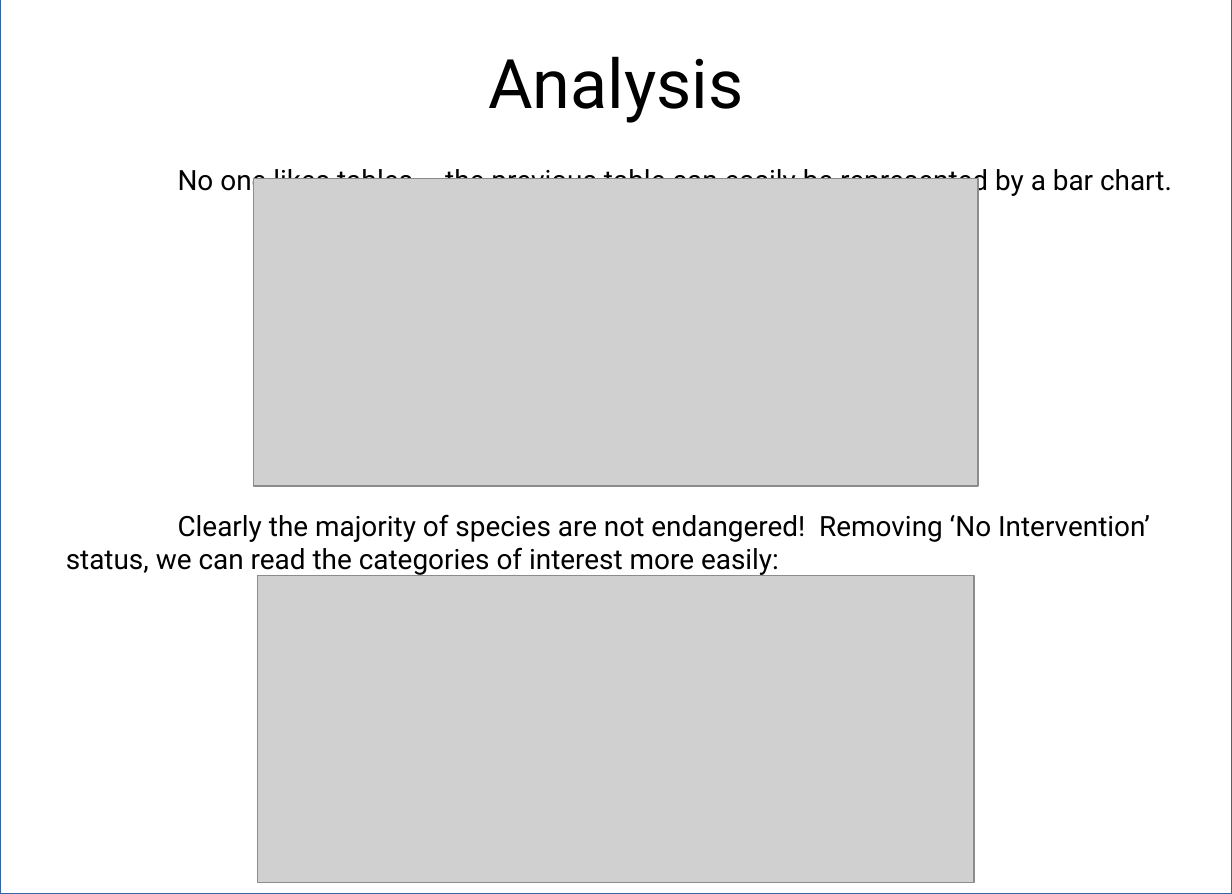
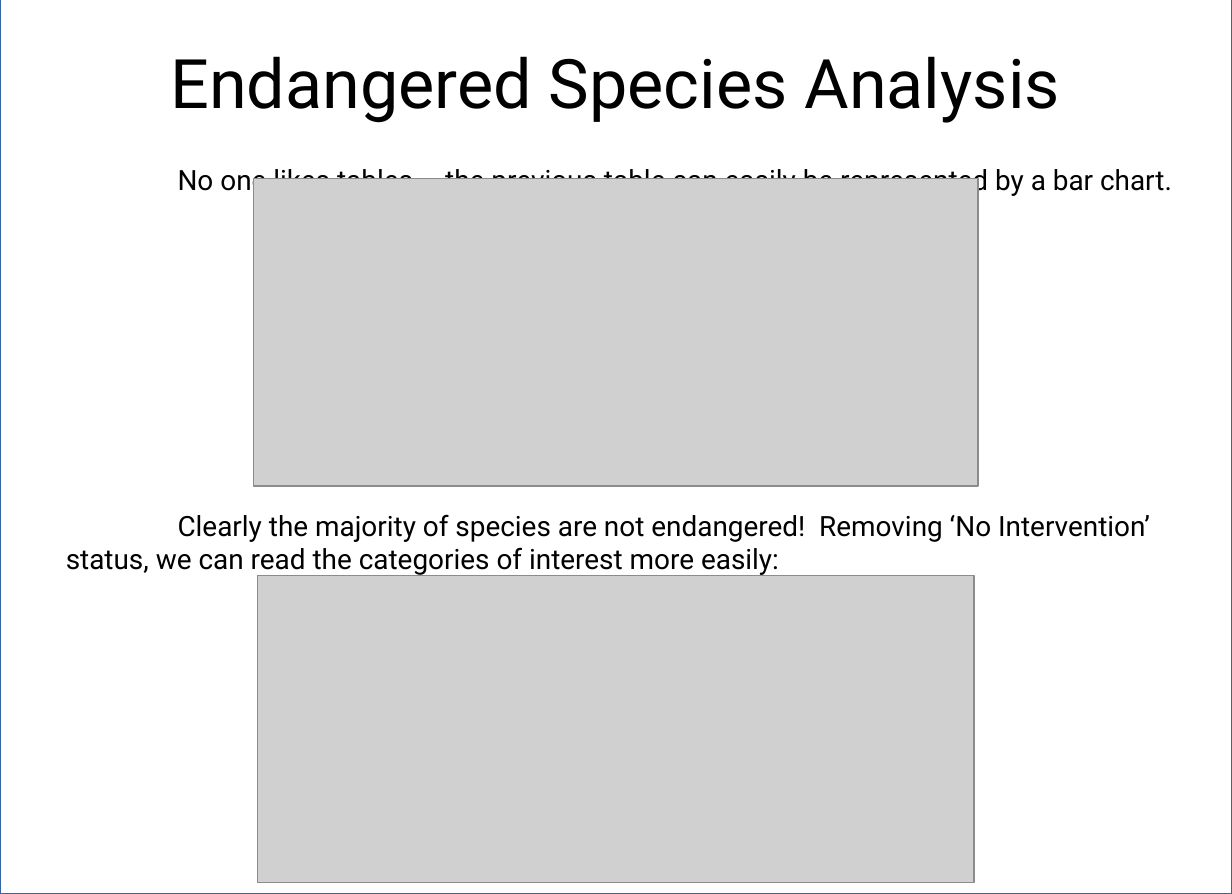
Before and after one commit to kevinhynes/capstoneDataScience, a slide deck: slide 4 of data-science-capstone-presentation.odp. Drawn at 1232x894 pixels with LibreOffice and Linux fonts; fonts in the diff are those of the drawing; grey boxes stand for pictures; background and template pictures are left out. Boxes give left, top, right and bottom in pixels: in the first picture for what was removed or moved away, otherwise in the second. Text is boxed around its words. In the diff, an @@ line names an element or a change of style, - is before the commit and + after.

Commit message:
finished presentation

```diff
--- a/data-science-capstone-presentation.odp
+++ b/data-science-capstone-presentation.odp
@@ text in rectangle at [170,56,1060,123]: text changed @@
-Analysis
+Endangered Species Analysis
```
Also in this commit, not shown: 5 other slides changed, 3 slides added, 5 other files.
